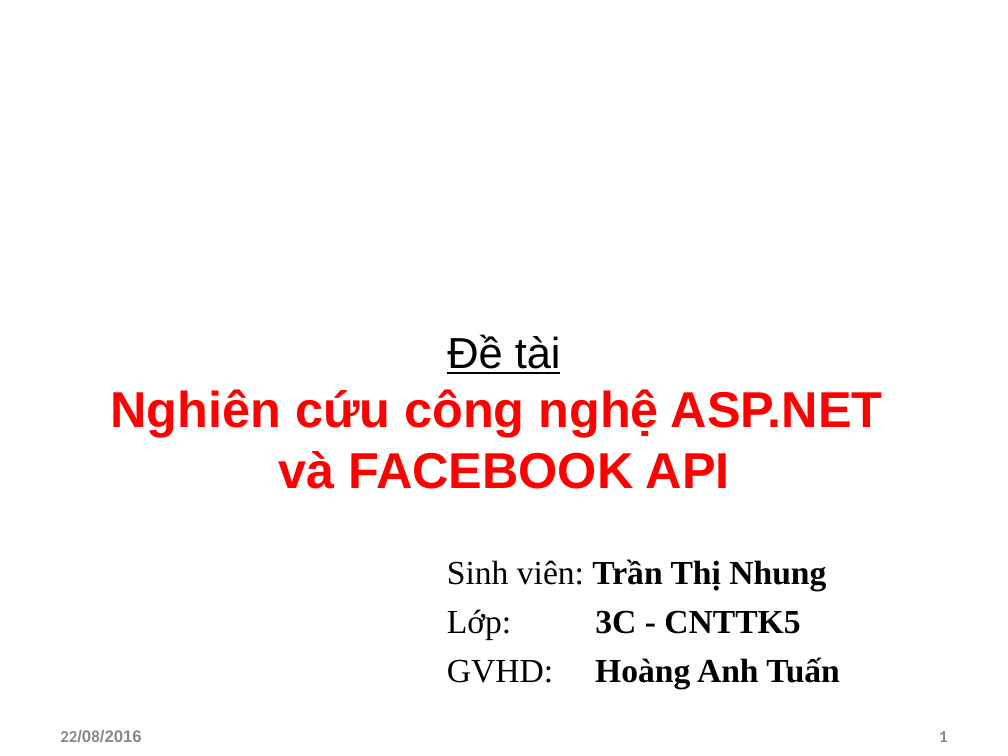
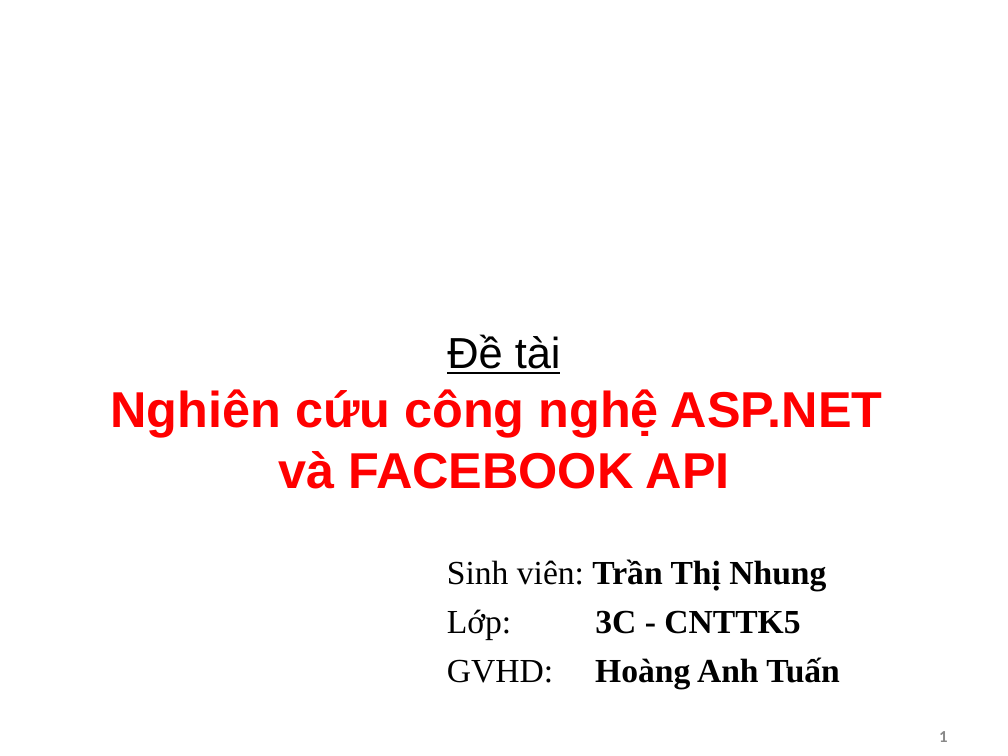
Before and after one commit to hoanhdo/ThanhDongUniversity, a slide deck: slide 1 of Bao cao/FacebookAPI-TranThiNhung-3C_CNTT.ppt. Drawn at 1008x756 pixels with LibreOffice and Linux fonts; fonts in the diff are those of the drawing; background and template pictures are left out. Boxes give left, top, right and bottom in pixels: in the first picture for what was removed or moved away, otherwise in the second. Text is boxed around its words. In the diff, an @@ line names an element or a change of style, - is before the commit and + after.

```diff
--- a/Bao cao/FacebookAPI-TranThiNhung-3C_CNTT.ppt
+++ b/Bao cao/FacebookAPI-TranThiNhung-3C_CNTT.ppt
@@ text removed at [60,730,142,743] @@
-22/08/2016
```
Also in this commit, not shown: 18 other slides changed, 1 slide added, 1 slide removed, 5 other files.
